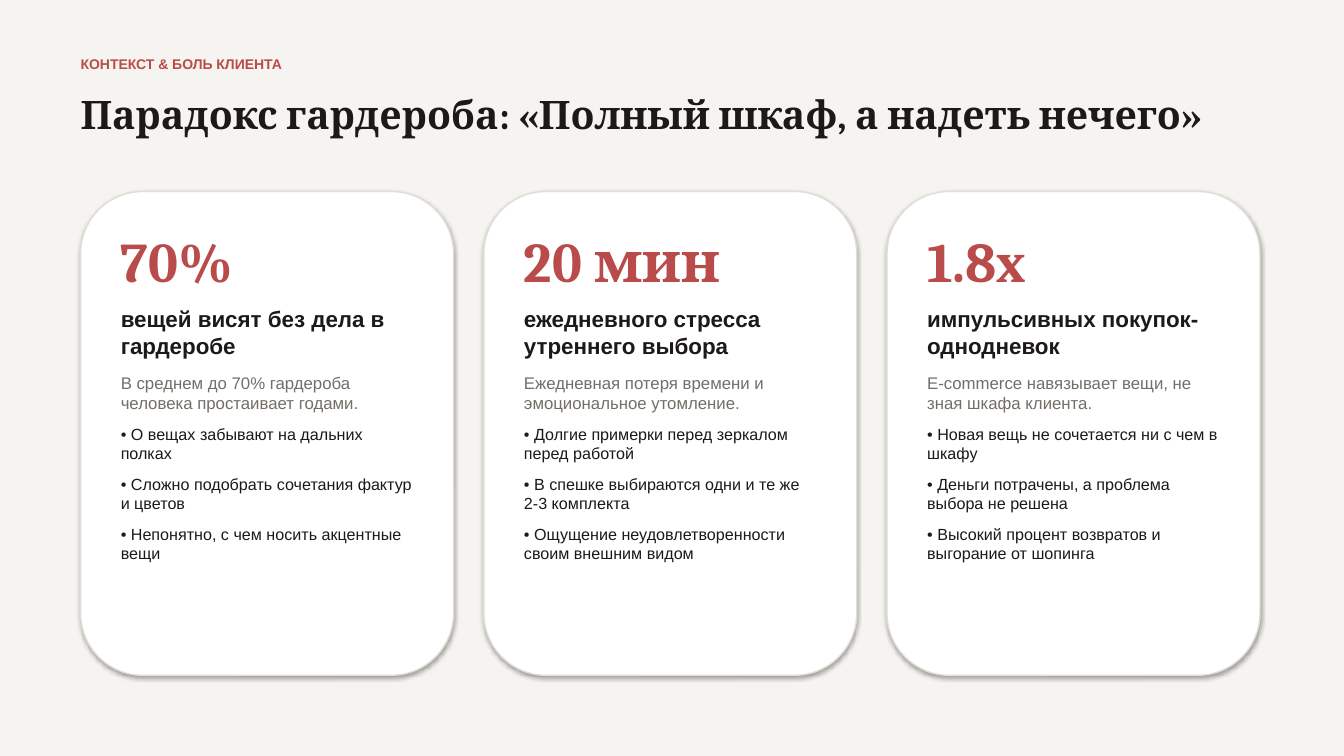
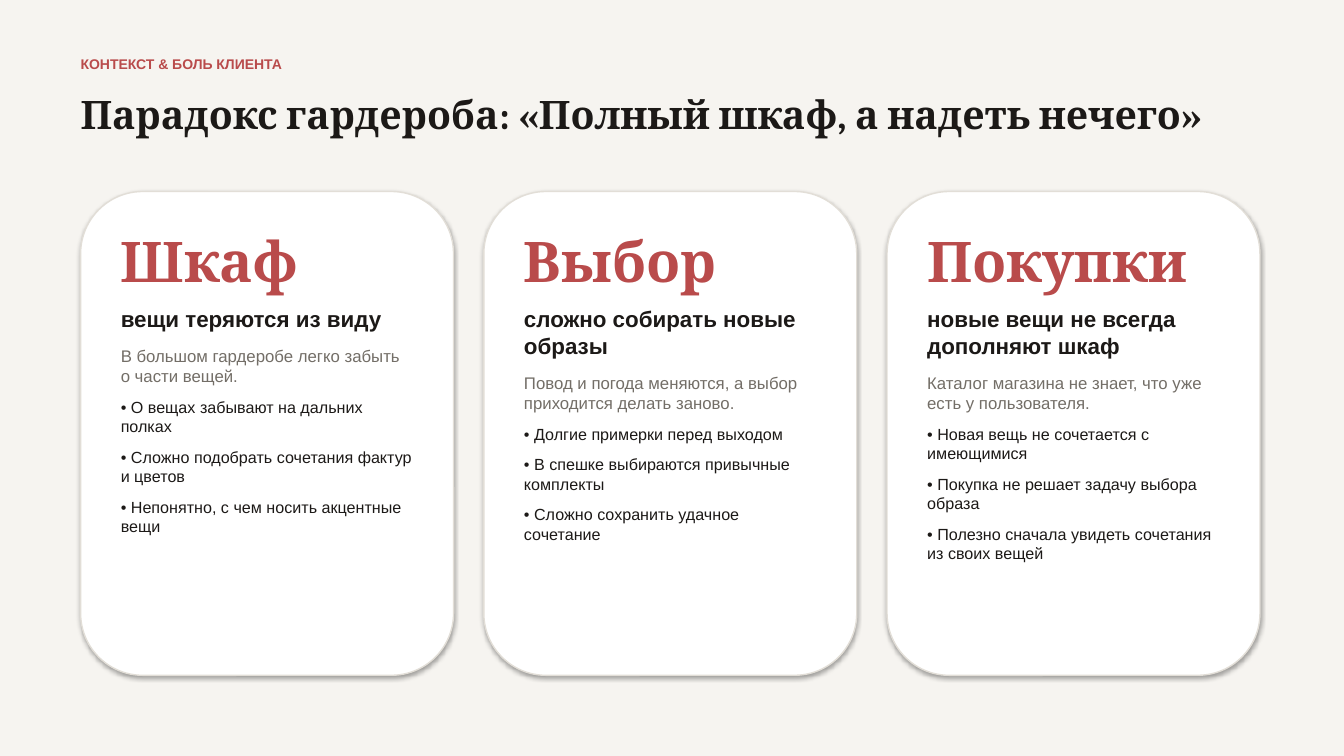
Before and after one commit to SachaXoDev/NIRS_AI_stilist, a slide deck: slide 2 of AI_Stylist_Presentation.pptx. Drawn at 1344x756 pixels with LibreOffice and Linux fonts; fonts in the diff are those of the drawing. Boxes give left, top, right and bottom in pixels: in the first picture for what was removed or moved away, otherwise in the second. Text is boxed around its words. In the diff, an @@ line names an element or a change of style, - is before the commit and + after.

```diff
--- a/AI_Stylist_Presentation.pptx
+++ b/AI_Stylist_Presentation.pptx
@@ text at [121, 239, 400, 386]: text changed @@
-70%
-вещей висят без дела в гардеробе
-В среднем до 70% гардероба человека простаивает годами.
+Шкаф
+вещи теряются из виду
+В большом гардеробе легко забыть о части вещей.
@@ text at [524, 239, 797, 540]: text changed @@
-20 мин
-ежедневного стресса утреннего выбора
-Ежедневная потеря времени и эмоциональное утомление.
-• Долгие примерки перед зеркалом перед работой
-• В спешке выбираются одни и те же 2-3 комплекта
-• Ощущение неудовлетворенности своим внешним видом
+Выбор
+сложно собирать новые образы
+Повод и погода меняются, а выбор приходится делать заново.
+• Долгие примерки перед выходом
+• В спешке выбираются привычные комплекты
+• Сложно сохранить удачное сочетание
@@ text at [927, 242, 1212, 563]: text changed @@
-1.8x
-импульсивных покупок-однодневок
-E-commerce навязывает вещи, не зная шкафа клиента.
-• Новая вещь не сочетается ни с чем в шкафу
-• Деньги потрачены, а проблема выбора не решена
-• Высокий процент возвратов и выгорание от шопинга
+Покупки
+новые вещи не всегда дополняют шкаф
+Каталог магазина не знает, что уже есть у пользователя.
+• Новая вещь не сочетается с имеющимися
+• Покупка не решает задачу выбора образа
+• Полезно сначала увидеть сочетания из своих вещей
```
Also in this commit, not shown: 6 other slides changed, 1 slide added, 1 slide removed, 4 other files.
